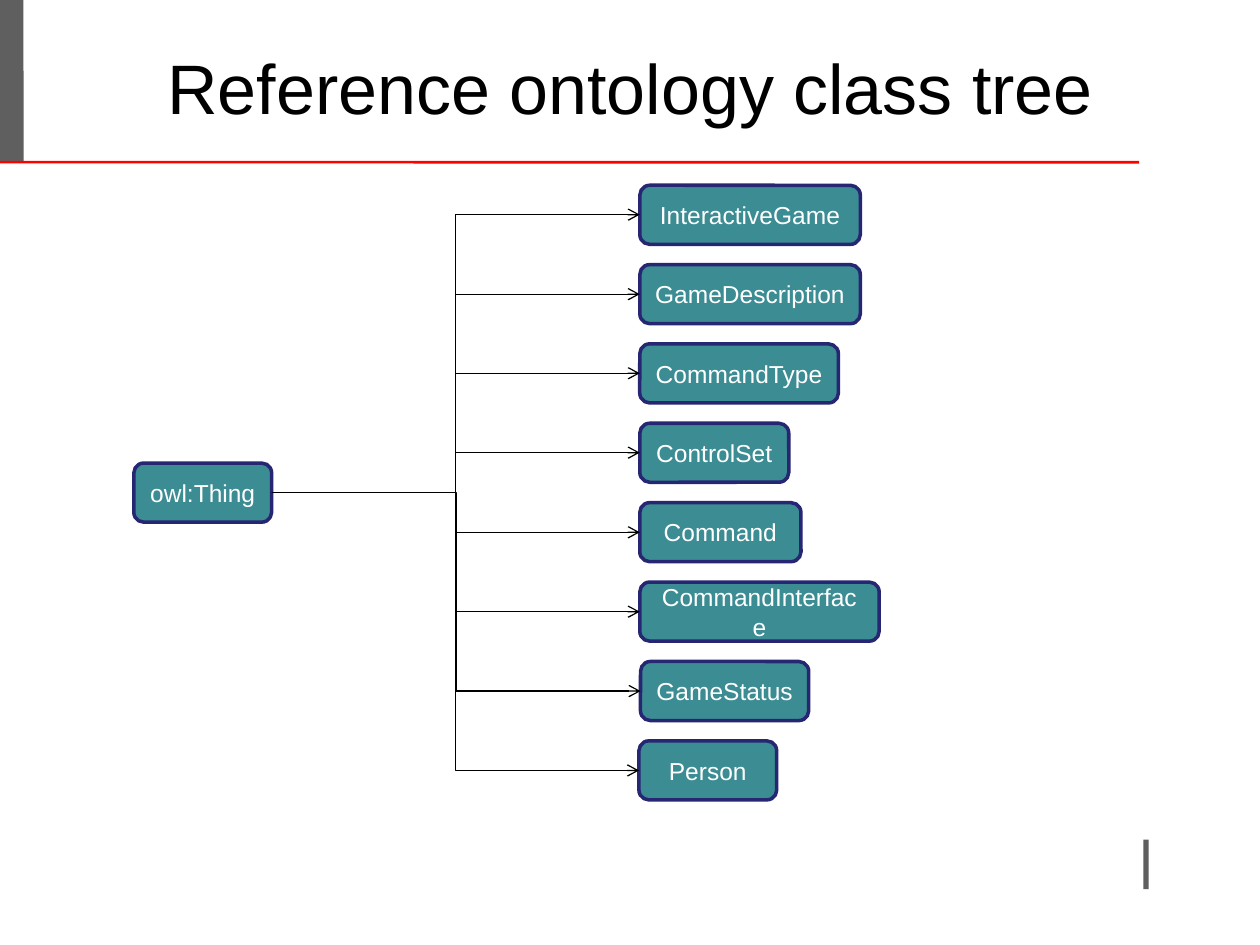
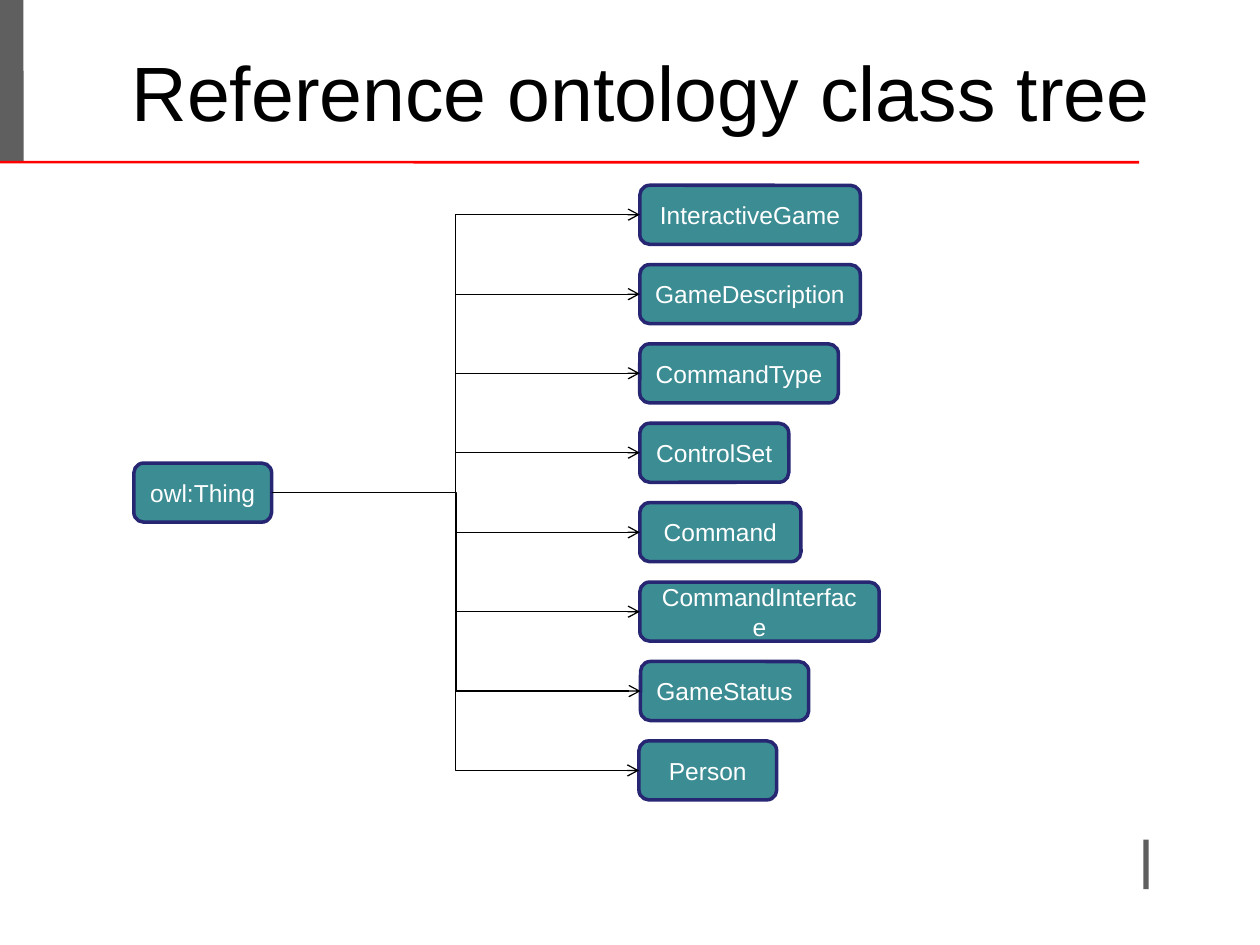
Before and after one commit to LeoIannacone/Rock-Paper-Scissors-Lizard-Spock, a slide deck: slide 7 of doc/ProjectTemplate.ppt. Drawn at 1260x945 pixels with LibreOffice and Linux fonts; fonts in the diff are those of the drawing; background and template pictures are left out. Boxes give left, top, right and bottom in pixels: in the first picture for what was removed or moved away, otherwise in the second. Text is boxed around its words. In the diff, an @@ line names an element or a change of style, - is before the commit and + after.

```diff
--- a/doc/ProjectTemplate.ppt
+++ b/doc/ProjectTemplate.ppt
@@ text "Reference ontology class tree": place and size @@
-text "Reference ontology class tree" at <box>167,63,1092,127</box>
+text "Reference ontology class tree" at <box>132,65,1150,136</box>
@@ text "Reference ontology class tree" at <box>132,65,1150,136</box>: size 40 to 44 pt @@
```
Also in this commit, not shown: 12 other slides changed, 8 other files.
